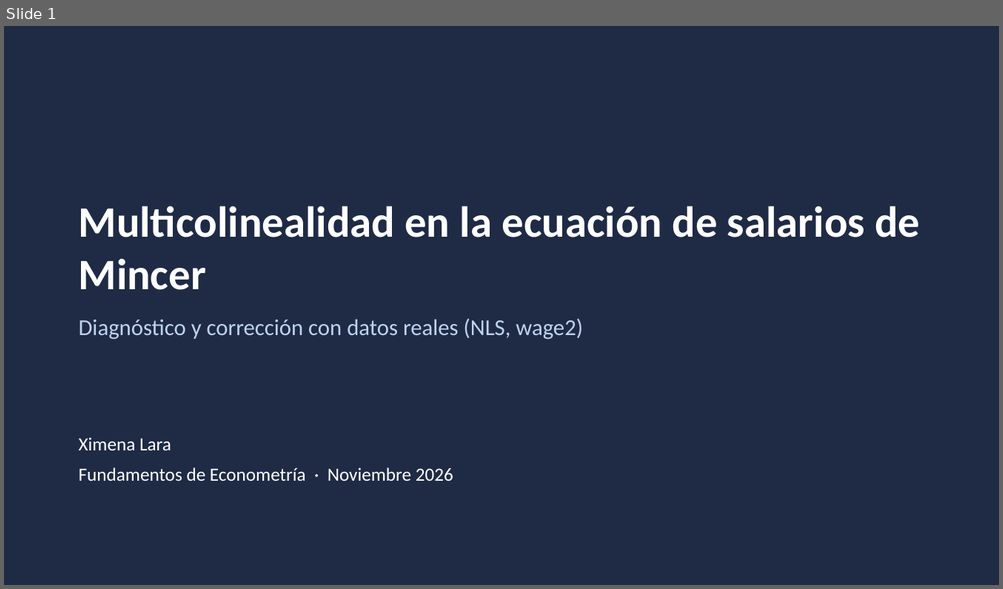
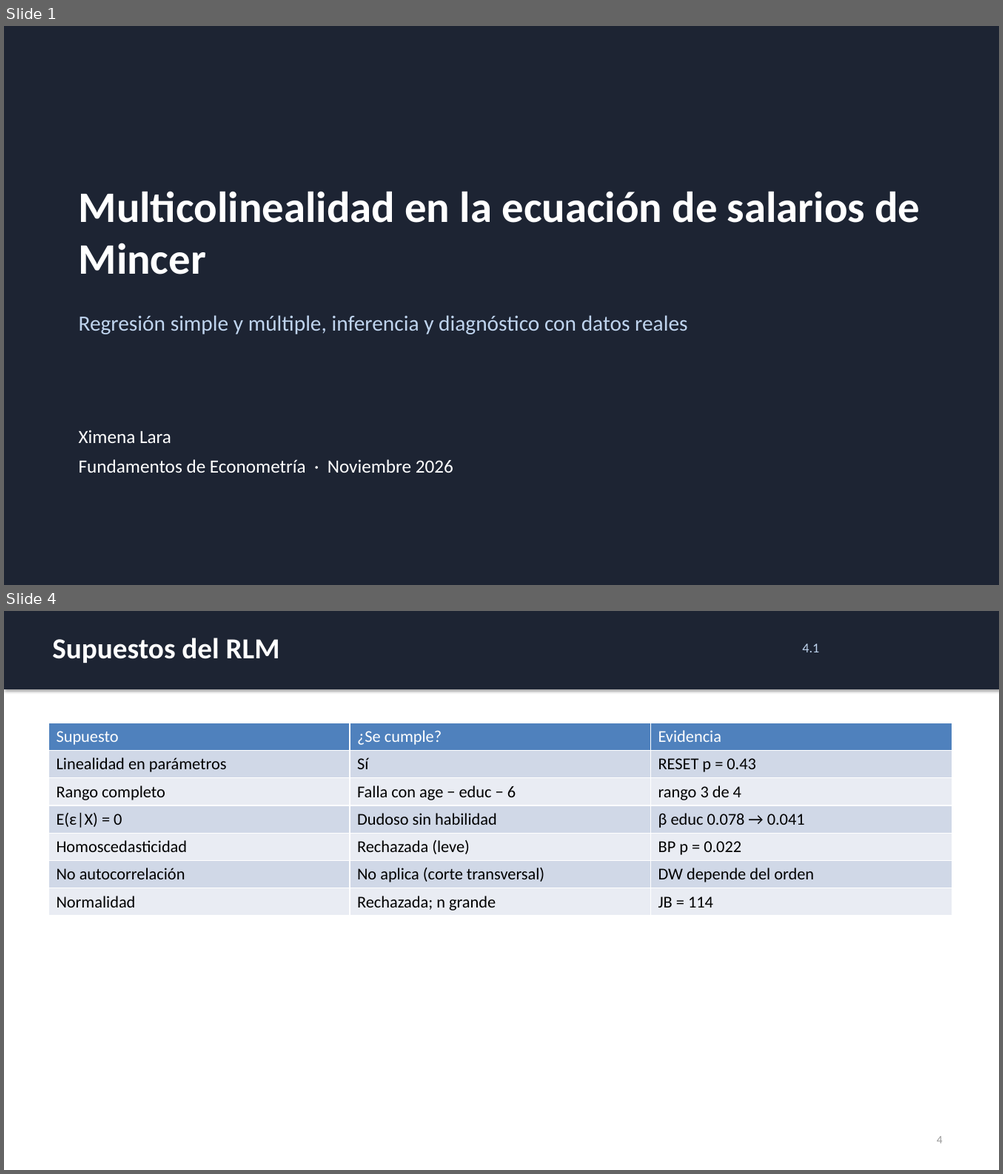
Before and after one commit to ximeelaraa/mincer-multicolinealidad, a slide deck: Presentacion_Multicolinealidad_Mincer.pptx. Shown one above the other, each under a label of ours: slide 1 before the commit, slides 1 and 4 after it; the slides between them are not shown. The pictures are 1003x589 and 1003x1174 pixels, drawn with LibreOffice and Linux fonts; fonts in the diff are those of the drawing. Boxes give left, top, right and bottom in pixels: in the first picture for what was removed or moved away, otherwise in the second. Text is boxed around its words. In the diff, an @@ line names an element or a change of style, - is before the commit and + after.

```diff
--- a/Presentacion_Multicolinealidad_Mincer.pptx
+++ b/Presentacion_Multicolinealidad_Mincer.pptx
@@ slide 4 added at (x1=4, y1=611, x2=999, y2=1170), background #FFFFFF @@
@@ rectangle added at (x1=4, y1=611, x2=999, y2=689), fill #1D2433 @@
@@ text added at (x1=52, y1=638, x2=280, y2=663), 28 pt, text #FFFFFF, bold @@
+Supuestos del RLM
@@ text added at (x1=802, y1=644, x2=819, y2=652), 13 pt, text #BFD4EE @@
+4.1
@@ table added at (x1=48, y1=723, x2=950, y2=916), 7 rows, 3 columns @@
+Supuesto | ¿Se cumple? | Evidencia
+Linealidad en parámetros | Sí | RESET p = 0.43
+Rango completo | Falla con age − educ − 6 | rango 3 de 4
+E(ε|X) = 0 | Dudoso sin habilidad | β educ 0.078 → 0.041
+Homoscedasticidad | Rechazada (leve) | BP p = 0.022
+No autocorrelación | No aplica (corte transversal) | DW depende del orden
+Normalidad | Rechazada; n grande | JB = 114
@@ text added at (x1=936, y1=1136, x2=942, y2=1144), 11 pt, text #999999 @@
+4
@@ slide 1 changed as well @@
@@ rectangle at (x1=4, y1=26, x2=999, y2=585): fill #1F2A44 to #1D2433 @@
@@ text "Multicolinealidad en la ecuación de ..." at (x1=79, y1=191, x2=919, y2=275): less space between paragraphs @@
@@ text "Multicolinealidad en la ecuación de ..." moved from (x1=79, y1=206, x2=919, y2=290) to (x1=79, y1=191, x2=919, y2=275) @@
@@ text at (x1=79, y1=315, x2=687, y2=335): text changed; size 22 to 21 pt @@
-Diagnóstico y corrección con datos reales (NLS, wage2)
+Regresión simple y múltiple, inferencia y diagnóstico con datos reales
@@ text "Ximena Lara" moved from (x1=79, y1=437, x2=453, y2=481) to (x1=79, y1=430, x2=453, y2=473) @@
@@ text "Ximena Lara" at (x1=79, y1=430, x2=453, y2=473): less space between paragraphs @@
```
Also in this commit, not shown: 1 other slide changed, 17 other slides added, 10 slides removed, 22 other files.
